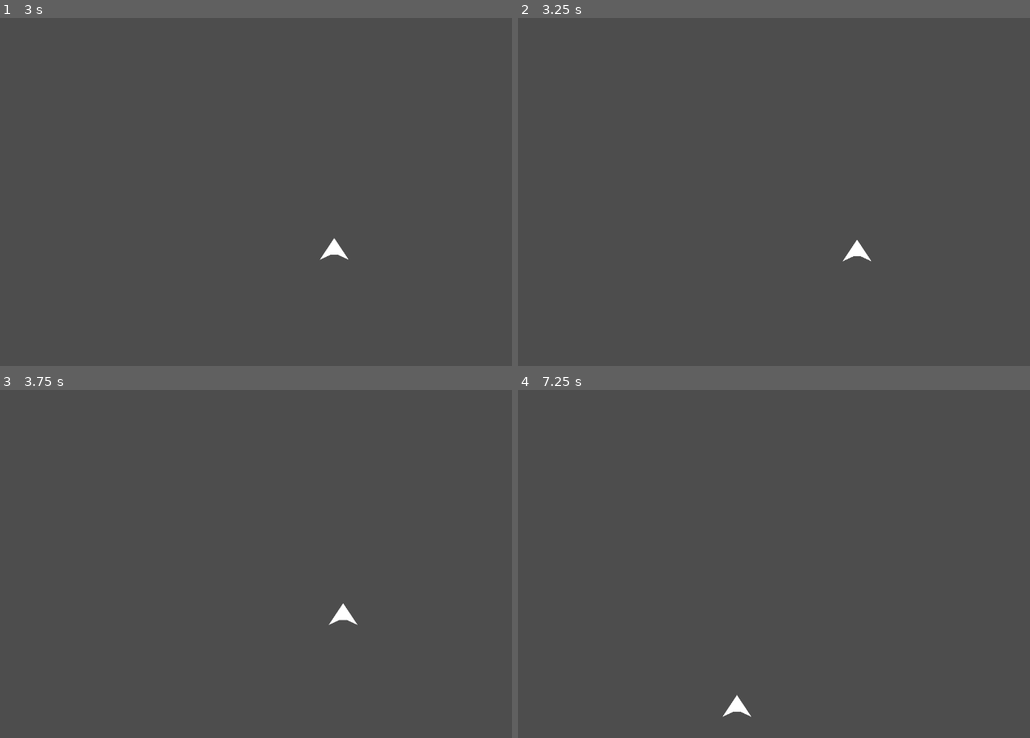
Above: before the commit, frames 1-4 (two rows, left to right).
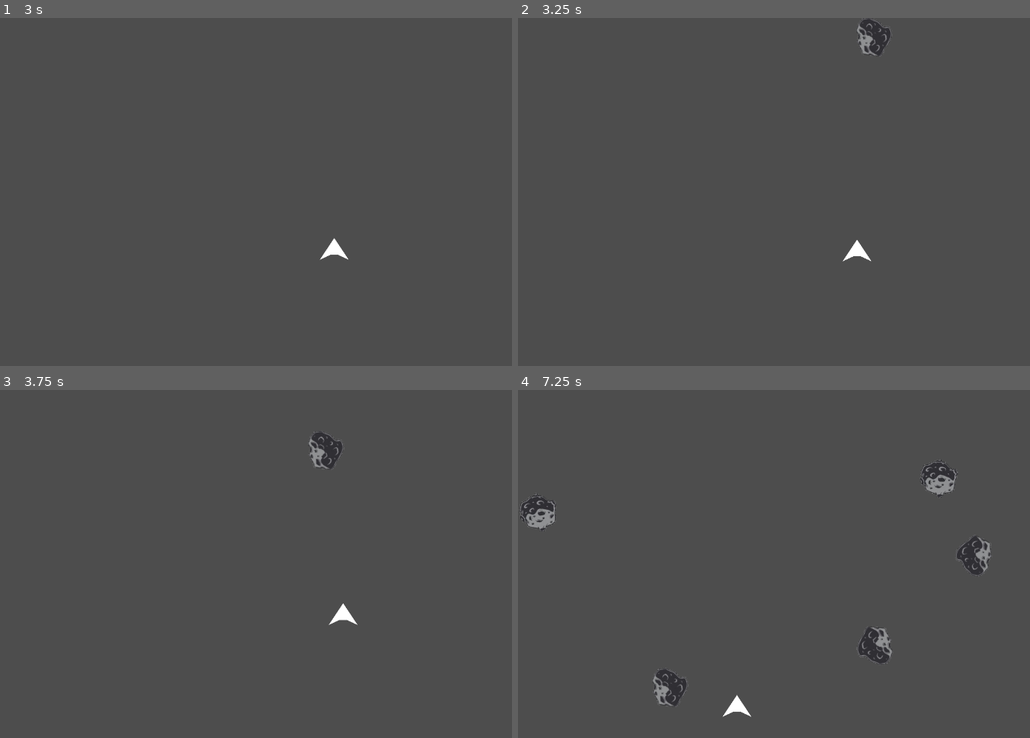
Above: after the commit, the same moments.

Repository: Lucapetre/starstroids
Game: Godot game, scene res://game_scene.tscn
Two runs of this game, one before a commit and one after it. Both use one fixed random seed, a clock stepped at 60 frames per second and the inputs below.
Inputs:
- Up to frame 1 (3 s): tap Enter at 0.5 s; hold E (strafe_right) 0.53-1.28 s; hold S (decelerate) 0.53-1.28 s; hold Q (strafe_left) 1.28-2.03 s; tap S (decelerate) at 1.35, 2.85 s; tap Space at 2 s; hold E (strafe_right) 2.03-2.78 s; hold S (decelerate) 2.03-2.78 s; hold W (accelerate) from 2.78 s (still down)
- Up to frame 2 (3.25 s): keep holding W (accelerate)
- Up to frame 3 (3.75 s): release W (accelerate) at 3.53 s; hold Q (strafe_left) from 3.53 s (still down); hold S (decelerate) from 3.53 s (still down)
- Up to frame 4 (7.25 s): release S (decelerate) at 4.28 s; tap S (decelerate) at 4.35, 5.85 s; hold S (decelerate) 5.03-5.78 s; release Q (strafe_left) at 5.78 s; hold E (strafe_right) 5.78-6.53 s; hold W (accelerate) from 6.53 s (still down); hold S (decelerate) from 6.53 s (still down)

Frame 1 is identical in both runs. In frame 2, 0.4% of the frame differs, in the area x 66-73%, y 0-11%; in frame 3, 0.4%; in frame 4, 2.1%, in the area x 0-93%, y 20-91%.

Commit message:
Game scene and asteroid spawning

Diff:
--- a/Asteroid.gd
+++ b/Asteroid.gd
@@ -1,12 +1,26 @@
 extends RigidBody2D
 
+@export var type = 0
+# asteroid type: 0 - normal asteroid
+#                1 - special flame asteroid
 
 # Called when the node enters the scene tree for the first time.
 func _ready():
 	scale *= randfn(1, 0.5)
-	rotation = randf_range(0,TAU)
-	position.x = 100
-	position.y = 100
+
+	if (randf() < 0.1): # 10% of asteroids should be special asteroids
+		type = 1
+
+	if (type == 1): # if special asteroid
+		rotation = 0
+		$AnimatedSprite2D.play("FireAsteroid")
+
+
+	if (type == 0): # if normal asteroid
+		rotation = randf_range(0,TAU) # might not be needed
+		var normal_animations = $AnimatedSprite2D.sprite_frames.get_animation_names()
+		$AnimatedSprite2D.play(normal_animations[randi() % (normal_animations.size() - 1)])
+
 
 # Called every frame. 'delta' is the elapsed time since the previous frame.
 func _process(delta):
--- a/asteroid.tscn
+++ b/asteroid.tscn
@@ -1,17 +1,43 @@
-[gd_scene load_steps=9 format=3 uid="uid://bxtww4jr0lp0w"]
+[gd_scene load_steps=11 format=3 uid="uid://bxtww4jr0lp0w"]
 
 [ext_resource type="Script" path="res://Asteroid.gd" id="1_wl4ib"]
 [ext_resource type="Texture2D" uid="uid://b08d8ewwbhitf" path="res://Asteroids_images/AsteroidNormal1.png" id="2_ig8c2"]
 [ext_resource type="Texture2D" uid="uid://bmwpegygemtjh" path="res://Asteroids_images/AsteroidFlacari1.png" id="3_u70k2"]
+[ext_resource type="Texture2D" uid="uid://cums73s3lilbm" path="res://Asteroids_images/AsteroidNormal2.png" id="3_www6w"]
+[ext_resource type="Texture2D" uid="uid://dmr7lulxxxre1" path="res://Asteroids_images/AsteroidNormal3.png" id="4_bebiy"]
 [ext_resource type="Texture2D" uid="uid://brms1s1hdsvxw" path="res://Asteroids_images/AsteroidFlacari2.png" id="4_qvnq1"]
 [ext_resource type="Texture2D" uid="uid://bkpc4t5uoy1xb" path="res://Asteroids_images/AsteroidFlacari3.png" id="5_8w1r2"]
 [ext_resource type="Texture2D" uid="uid://bgnhhf2gjj0oq" path="res://Asteroids_images/AsteroidFlacari4.png" id="6_4w54w"]
 
 [sub_resource type="CircleShape2D" id="CircleShape2D_nwtqr"]
-radius = 32.0156
+radius = 32.249
 
 [sub_resource type="SpriteFrames" id="SpriteFrames_6amhc"]
 animations = [{
+"frames": [{
+"duration": 1.0,
+"texture": ExtResource("2_ig8c2")
+}],
+"loop": true,
+"name": &"Asteroid1",
+"speed": 5.0
+}, {
+"frames": [{
+"duration": 1.0,
+"texture": ExtResource("3_www6w")
+}],
+"loop": true,
+"name": &"Asteroid2",
+"speed": 5.0
+}, {
+"frames": [{
+"duration": 1.0,
+"texture": ExtResource("4_bebiy")
+}],
+"loop": true,
+"name": &"Asteroid3",
+"speed": 5.0
+}, {
 "frames": [{
 "duration": 0.4,
 "texture": ExtResource("3_u70k2")
@@ -38,15 +64,11 @@
 [node name="CollisionShape2D" type="CollisionShape2D" parent="."]
 shape = SubResource("CircleShape2D_nwtqr")
 
-[node name="Sprite2D" type="Sprite2D" parent="."]
-scale = Vector2(0.5, 0.5)
-texture = ExtResource("2_ig8c2")
-
 [node name="VisibleOnScreenNotifier2D" type="VisibleOnScreenNotifier2D" parent="."]
 
 [node name="AnimatedSprite2D" type="AnimatedSprite2D" parent="."]
 sprite_frames = SubResource("SpriteFrames_6amhc")
-animation = &"FireAsteroid"
+animation = &"Asteroid1"
 autoplay = "FireAsteroid"
 
 [connection signal="screen_exited" from="VisibleOnScreenNotifier2D" to="." method="_on_visible_on_screen_notifier_2d_screen_exited"]
--- a/game_scene.tscn
+++ b/game_scene.tscn
@@ -8,15 +8,54 @@
 
 @export var asteroid_scene: PackedScene
 
+var score
+
+func game_start():
+	score = 0
+	$Player.start()
+	$StartTimer.start()
+
+func game_over():
+	$AsteroidSpawnTimer.stop()
+	game_start()
 
 # Called when the node enters the scene tree for the first time.
 func _ready():
-	pass # Replace with function body.
+	game_start()
 
 
 # Called every frame. 'delta' is the elapsed time since the previous frame.
 func _process(delta):
 	pass
+
+
+func _on_start_timer_timeout():
+	$AsteroidSpawnTimer.start()
+
+
+func _on_asteroid_spawn_timer_timeout():
+
+	var asteroid = asteroid_scene.instantiate()
+
+	var asteroid_spawn_location = get_node(\"AsteroidSpawnPath/AsteroidSpawnLocation\")
+	asteroid_spawn_location.progress_ratio = randf()
+
+	var direction = asteroid_spawn_location.rotation + PI/2
+
+	asteroid.position = asteroid_spawn_location.position
+
+	direction += randf_range(-PI / 4, PI / 4)
+	asteroid.rotation = direction
+
+	var velocity = Vector2(randf_range(150.0, 250.0), 0.0)
+	asteroid.linear_velocity = velocity.rotated(direction)
+
+	add_child(asteroid)
+
+
+
+func _on_player_hit():
+	game_over()
 "
 
 [sub_resource type="Curve2D" id="Curve2D_cjt62"]
@@ -37,3 +76,11 @@
 [node name="AsteroidSpawnLocation" type="PathFollow2D" parent="AsteroidSpawnPath"]
 
 [node name="Player" parent="." instance=ExtResource("2_yb8x1")]
+
+[node name="StartTimer" type="Timer" parent="."]
+wait_time = 2.0
+one_shot = true
+
+[connection signal="timeout" from="AsteroidSpawnTimer" to="." method="_on_asteroid_spawn_timer_timeout"]
+[connection signal="hit" from="Player" to="." method="_on_player_hit"]
+[connection signal="timeout" from="StartTimer" to="." method="_on_start_timer_timeout"]
--- a/player.gd
+++ b/player.gd
@@ -1,4 +1,6 @@
 extends Area2D
+
+signal hit
 
 @export var speed_limit = 400
 @export var standard_acceleration = 200
@@ -8,15 +10,21 @@
 
 var screen_size
 
+var start_position
 
+func start():
+
+	position = start_position
+	show()
+	$CollisionPolygon2D.set_deferred("disabled",false)
+	print($CollisionPolygon2D.disabled)
 
 # Called when the node enters the scene tree for the first time.
 func _ready():
 
+	hide()
 	screen_size = get_viewport_rect().size
-
-	position.x = screen_size.x / 2
-	position.y = screen_size.y / 2
+	start_position = screen_size / 2
 
 
 func movement(delta):
@@ -66,6 +74,11 @@
 	if position.y > screen_size.y + wrap_size:
 		position.y = -wrap_delta
 
+func _on_body_entered(body):
+	print("eee")
+	hide() # replace with health/damage system
+	hit.emit()
+	$CollisionPolygon2D.set_deferred("disabled", true)
 
 # Called every frame. 'delta' is the elapsed time since the previous frame.
 func _process(delta):
--- a/player.tscn
+++ b/player.tscn
@@ -12,3 +12,5 @@
 
 [node name="Sprite2D" type="Sprite2D" parent="."]
 texture = ExtResource("2_fl350")
+
+[connection signal="body_entered" from="." to="." method="_on_body_entered"]
Binary file changed: Asteroids_images/AsteroidFlacari1.png
Binary file changed: Asteroids_images/AsteroidFlacari2.png
Binary file changed: Asteroids_images/AsteroidFlacari3.png
Binary file changed: Asteroids_images/AsteroidFlacari4.png
Binary file changed: Asteroids_images/AsteroidNormal1.png
Binary file changed: Asteroids_images/AsteroidNormal3.png
